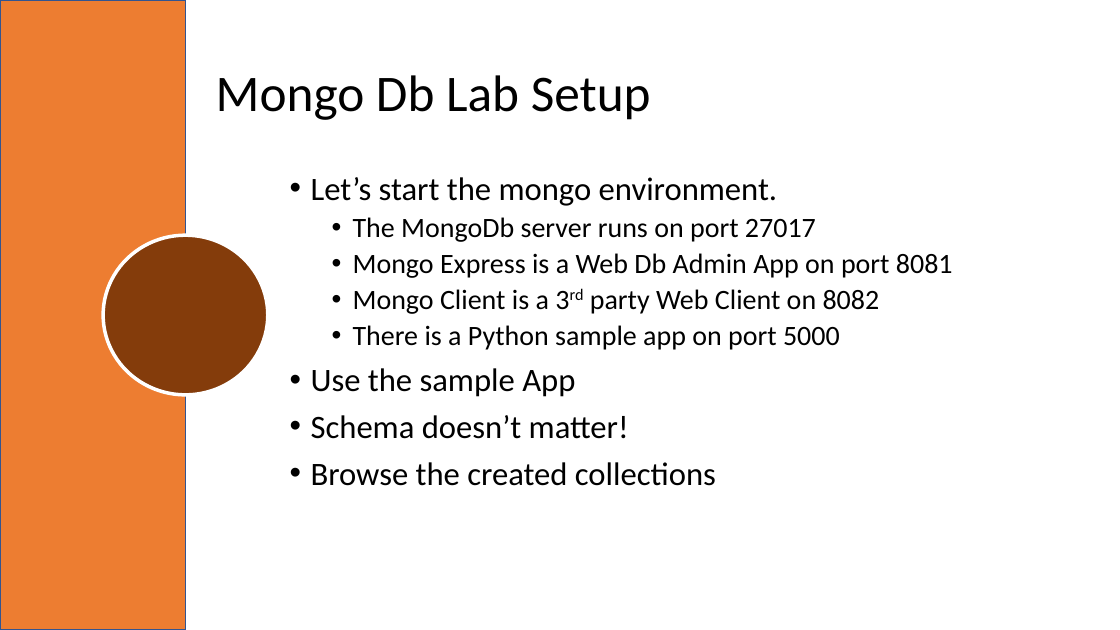
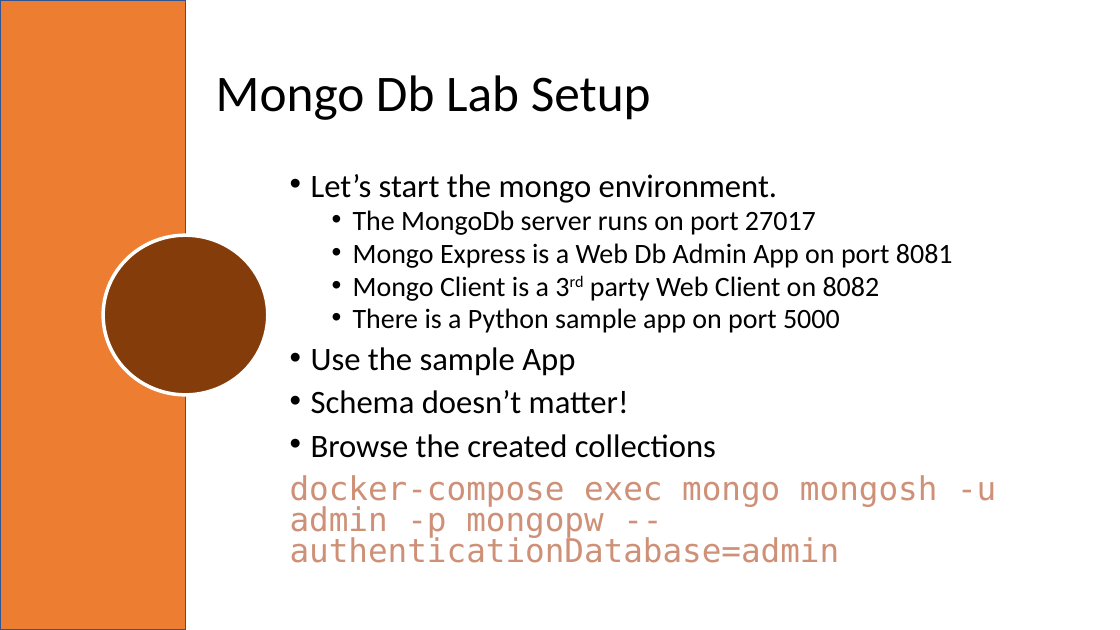
Before and after one commit to mafudge/ist769-old, a slide deck: slide 29 of content/F-Document/F-Document.pptx. Drawn at 1120x630 pixels with LibreOffice and Linux fonts; fonts in the diff are those of the drawing; background and template pictures are left out. Boxes give left, top, right and bottom in pixels: in the first picture for what was removed or moved away, otherwise in the second. Text is boxed around its words. In the diff, an @@ line names an element or a change of style, - is before the commit and + after.

Commit message:
update to ppt

```diff
--- a/content/F-Document/F-Document.pptx
+++ b/content/F-Document/F-Document.pptx
@@ text at (311,174,953,458): line spacing 0.9 to 0.8 @@
@@ text at (290,475,996,563): paragraph added @@
+docker-compose exec mongo mongosh -u admin -p mongopw --authenticationDatabase=admin
```
